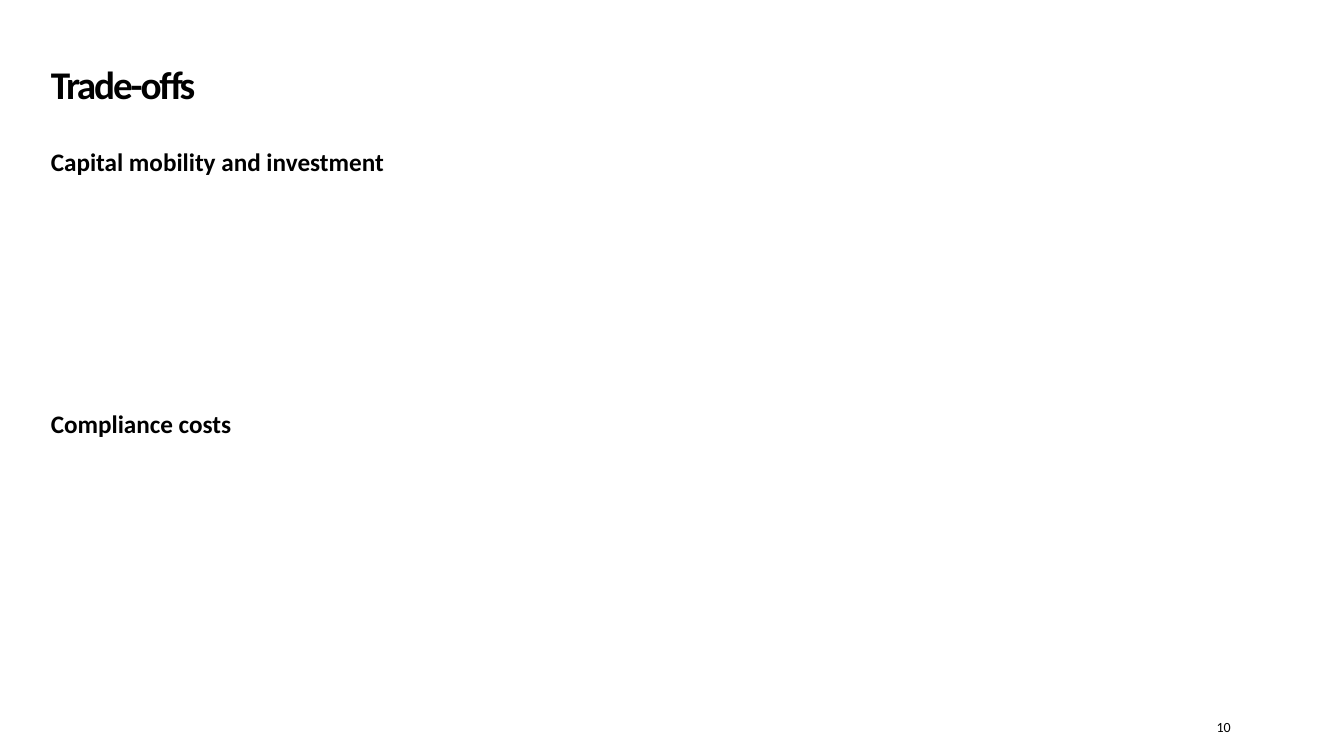
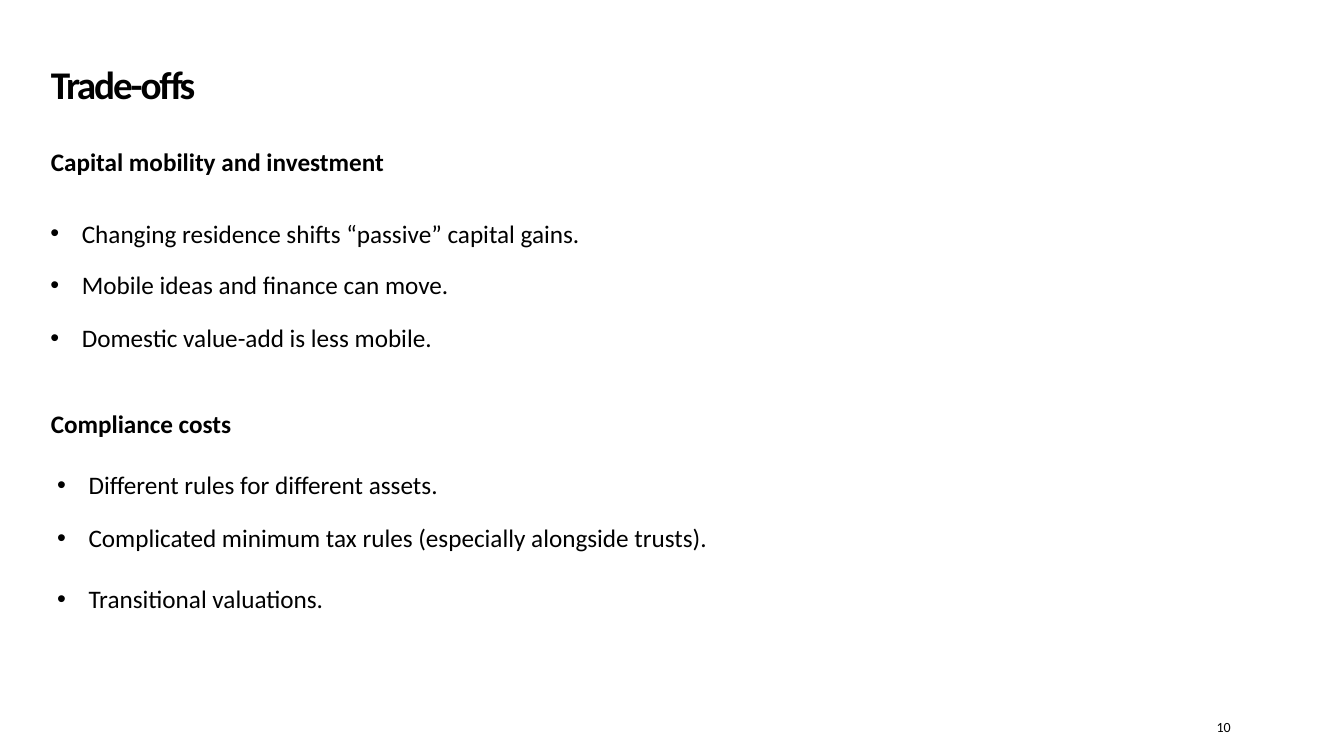
Before and after one commit to Zjub/TVHENZ, a slide deck: slide 10 of e61 Projects/Presentations/QETA Post-Budget 2026.pptx. Drawn at 1344x756 pixels with LibreOffice and Linux fonts; fonts in the diff are those of the drawing; background and template pictures are left out. Boxes give left, top, right and bottom in pixels: in the first picture for what was removed or moved away, otherwise in the second. Text is boxed around its words. In the diff, an @@ line names an element or a change of style, - is before the commit and + after.

```diff
--- a/e61 Projects/Presentations/QETA Post-Budget 2026.pptx
+++ b/e61 Projects/Presentations/QETA Post-Budget 2026.pptx
@@ text added at box(82, 225, 580, 248), 18 pt, text #000000 @@
+• Changing residence shifts “passive” capital gains.
@@ text added at box(82, 276, 448, 295), 18 pt, text #000000 @@
+• Mobile ideas and finance can move.
@@ text added at box(82, 329, 432, 348), 18 pt, text #000000 @@
+• Domestic value-add is less mobile.
@@ text added at box(89, 476, 438, 495), 18 pt, text #000000 @@
+• Different rules for different assets.
@@ text added at box(89, 528, 706, 552), 18 pt, text #000000 @@
+• Complicated minimum tax rules (especially alongside trusts).
@@ text added at box(89, 590, 323, 609), 18 pt, text #000000 @@
+• Transitional valuations.
```
Also in this commit, not shown: 3 other slides changed.
